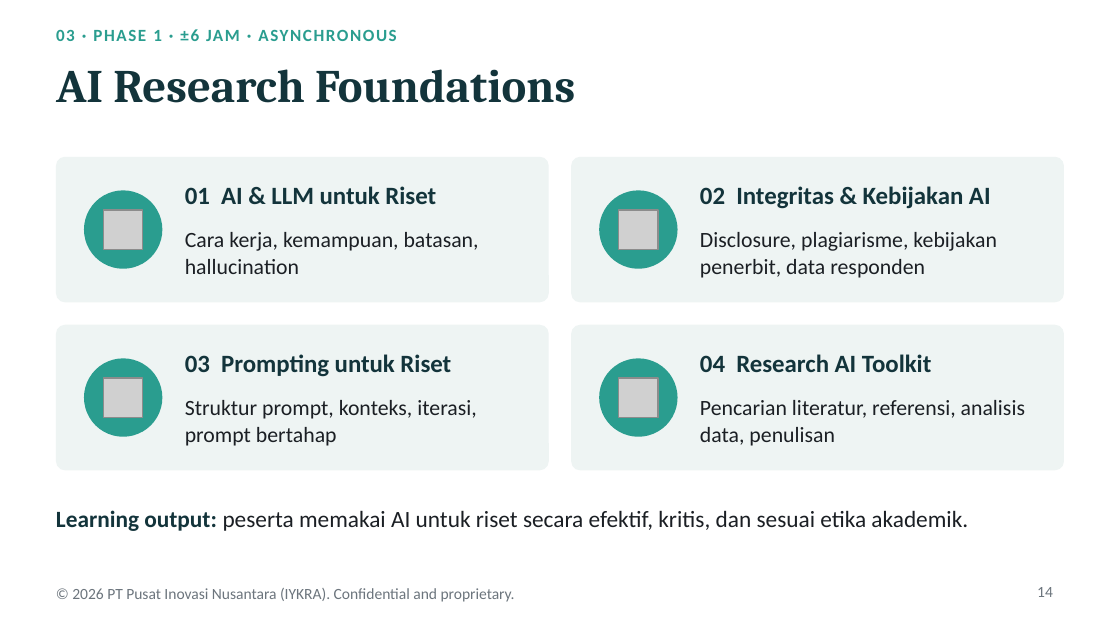
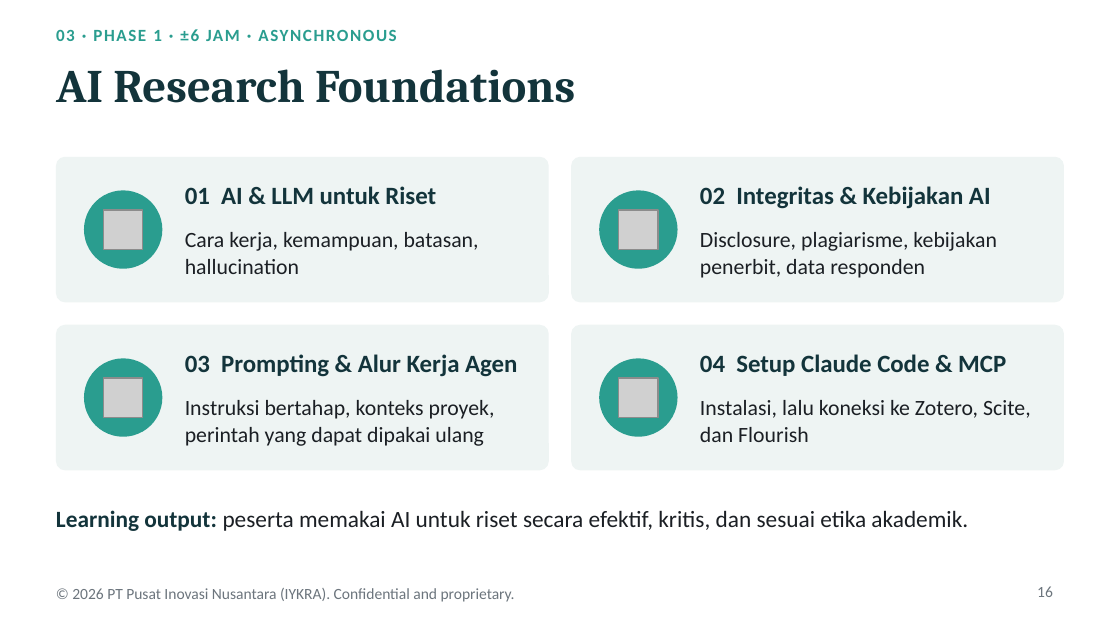
Before and after one commit to vivialatas83-sudo/baru, a slide deck: slide 16 of UT AI Research Accelerator/AI_Research_Accelerator_UT.pptx (slide 14 before the commit). Drawn at 1120x630 pixels with LibreOffice and Linux fonts; fonts in the diff are those of the drawing; grey boxes stand for pictures. Boxes give left, top, right and bottom in pixels: in the first picture for what was removed or moved away, otherwise in the second. Text is boxed around its words. In the diff, an @@ line names an element or a change of style, - is before the commit and + after.

```diff
--- a/UT AI Research Accelerator/AI_Research_Accelerator_UT.pptx
+++ b/UT AI Research Accelerator/AI_Research_Accelerator_UT.pptx
@@ text at (185, 354, 517, 377): text changed @@
-03 Prompting untuk Riset
+03 Prompting & Alur Kerja Agen
@@ text at (700, 354, 1006, 376): text changed @@
-04 Research AI Toolkit
+04 Setup Claude Code & MCP
@@ text at (185, 400, 495, 446): text changed @@
-Struktur prompt, konteks, iterasi, prompt bertahap
+Instruksi bertahap, konteks proyek, perintah yang dapat dipakai ulang
@@ text at (700, 400, 1031, 442): text changed @@
-Pencarian literatur, referensi, analisis data, penulisan
+Instalasi, lalu koneksi ke Zotero, Scite, dan Flourish
@@ page number at (1037, 586, 1053, 597): text changed @@
-14
+16
```
Also in this commit, not shown: 5 other slides changed, 2 slides added, 1 other file.
